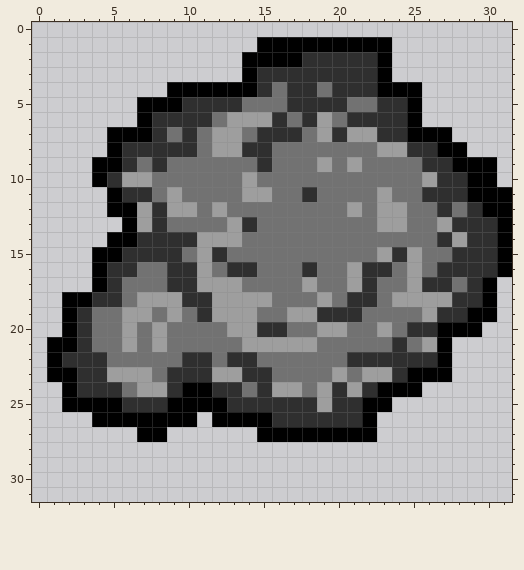
A pixel-art file gets an edit: Assets/Art/Props/05Average/Prop_05Average_Shrub.aseprite. Above: the version before the commit.
32x32 pixels, 1 frame.
After:
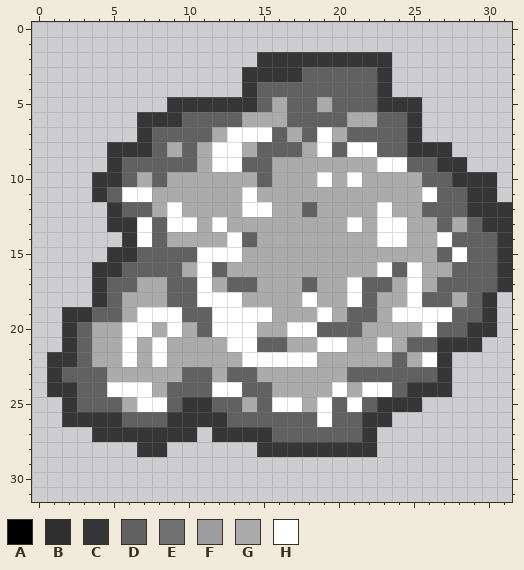
Palette (. is transparent): A #000000  B #2f2f2f  C #363636  D #616161  E #727272  F #9e9e9e  G #ababab  H #ffffff
Diff:
@@ x 0..31 @@
  0 ................................
- 1 ...............AAAAAAAAA........
- 2 ..............AAAABBBBBA........
- 3 ..............ABBBBBBBBA........
- 4 .........AAAAAABEBBEBBBAAA......
- 5 .......AAABBBBEEEBBBBEEBBA......
- 6 .......ABBBBEFFFBEBFEBBBBA......
- 7 .....AAABEBEFFEBBBEFBFFBBAAA....
- 8 .....ABBBBBEFFBBEEEEEEEFFBBAA...
- 9 ....AABEBEEEEEEBEEEFEFEEEEBBAAA.
-10 ....ABFFEEEEEEFEEEEEEEEEEEFBBAA.
-11 .....ABBEFEEEEFFEEBEEEEFEEBBBAAA
-12 .....AAFBFFEFEEEEEEEEFEFFEEBEBAA
-13 ......AFBEEEEFBEEEEEEEEFFEEFBBBA
-14 .....AABBBBFFFEEEEEEEEEEEEEBFBBA
-15 ....AABBBBEFBEEEEEEEEEEFBFEEBBBA
-16 ....ABBEEBBFEBBEEEBEEFBBEFEBBBBA
-17 ....ABEEEBBFFFEEEEFEEFBEEFBBEBA.
-18 ..AABBEFFFBBFFFFEEEFEBBEFFFFBBA.
-19 ..ABEEFFEFEBFFFEEFFBBBEEEEFBBAA.
-20 ..ABEEFEFEEEEFFBBEEFFEEFEBBAAA..
-21 .AABEEFEFEEEEEFFFFFEEEEEBEFA....
-22 .ABBBEEEEEBBEBBEEEEEEBBBBBBA....
-23 .AABBFFFEBBBFFBBEEEEFEFFBAAA....
-24 ..ABBBEFFBAABBEBFFEFBFBAAA......
-25 ..AAAABBBAAAABBBBBBFBBAA........
-26 ....AAAAAAA.AAAABBBBBBA.........
-27 .......AA......AAAAAAAA.........
-28 ................................
+ 1 ................................
+ 2 ...............CCCCCCCCC........
+ 3 ..............CCCCDDDDDC........
+ 4 ..............CDDDDDDDDC........
+ 5 .........CCCCCCDGDDGDDDCCC......
+ 6 .......CCCDDDDGGGDDDDGGDDC......
+ 7 .......CDDDDGHHHDGDHGDDDDC......
+ 8 .....CCCDGDGHHGDDDGHDHHDDCCC....
+ 9 .....CDDDDDGHHDDGGGGGGGHHDDCC...
+10 ....CCDGDGGGGGGDGGGHGHGGGGDDCCC.
+11 ....CDHHGGGGGGHGGGGGGGGGGGHDDCC.
+12 .....CDDGHGGGGHHGGDGGGGHGGDDDCCC
+13 .....CCHDHHGHGGGGGGGGHGHHGGDGDCC
+14 ......CHDGGGGHDGGGGGGGGHHGGHDDDC
+15 .....CCDDDDHHHGGGGGGGGGGGGGDHDDC
+16 ....CCDDDDGHDGGGGGGGGGGHDHGGDDDC
+17 ....CDDGGDDHGDDGGGDGGHDDGHGDDDDC
+18 ....CDGGGDDHHHGGGGHGGHDGGHDDGDC.
+19 ..CCDDGHHHDDHHHHGGGHGDDGHHHHDDC.
+20 ..CDGGHHGHGDHHHGGHHDDDGGGGHDDCC.
+21 ..CDGGHGHGGGGHHDDGGHHGGHGDDCCC..
+22 .CCDGGHGHGGGGGHHHHHGGGGGDGHC....
+23 .CDDDGGGGGDDGDDGGGGGGDDDDDDC....
+24 .CCDDHHHGDDDHHDDGGGGHGHHDCCC....
+25 ..CDDDGHHDCCDDGDHHGHDHDCCC......
+26 ..CCCCDDDCCCCDDDDDDHDDCC........
+27 ....CCCCCCC.CCCCDDDDDDC.........
+28 .......CC......CCCCCCCC.........
 29 ................................
